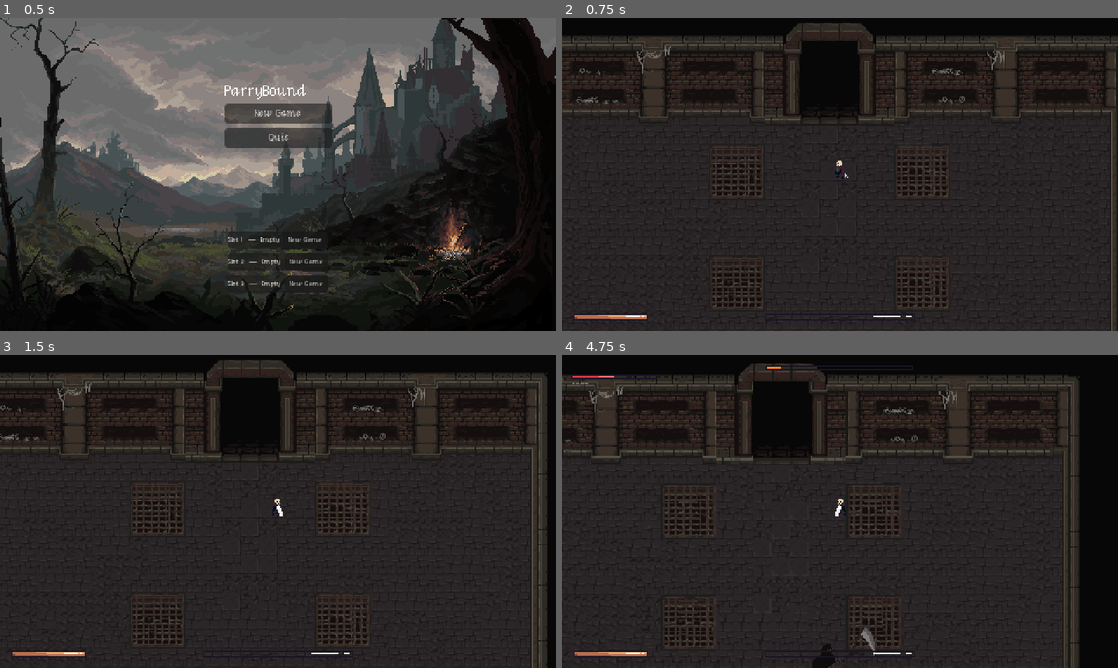
Above: before the commit, frames 1-4 (two rows, left to right).
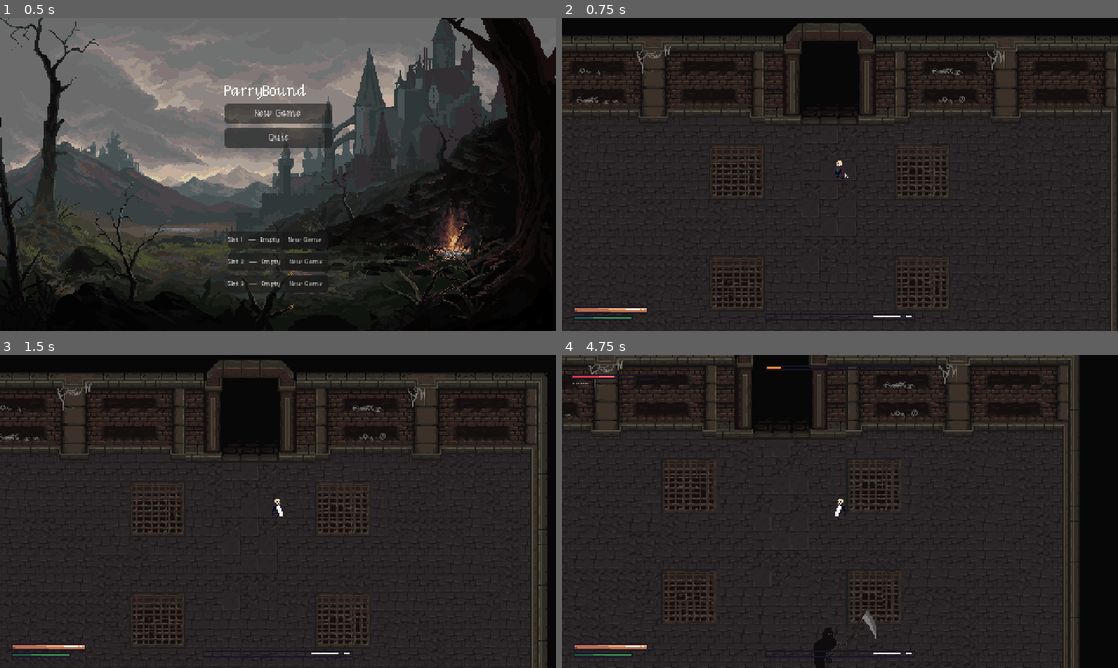
Above: after the commit, the same moments.

Repository: vyskof/parrybound
Game: Godot game, scene res://ui/main_menu.tscn
Same seed, same stepped clock (60 frames per second), same inputs: the game is played once before the commit and once after it.
Inputs (mouse positions are in pixels of both pictures, inside the frame that each line leads up to):
- Up to frame 1 (0.5 s): no input
- Up to frame 2 (0.75 s): click "New Game" at 0.5 s
- Up to frame 3 (1.5 s): move the mouse to (400, 495) at 1.27 s; hold Right (ui_right) from 1.28 s (still down); hold Right mouse button (parry) from 1.28 s (still down)
- Up to frame 4 (4.75 s): tap Space (dodge, bound only after the commit) at 1.55, 2.1, 3.05, 4.55 s; move the mouse to (728, 527) at 2.02 s; release Right (ui_right) at 2.03 s; release Right mouse button (parry) at 2.03 s; hold Down (ui_down) 2.03-2.78 s; right-click (728, 527) at 2.3 s; move the mouse to (895, 442) at 2.77 s; hold Right (ui_right) 2.78-3.53 s; click (895, 442) at 2.85 s; move the mouse to (812, 574) at 3.52 s; hold Up (ui_up) 3.53-4.28 s; tap E (interact) at 3.6 s; right-click (812, 574) at 3.8 s; move the mouse to (1006, 558) at 4.27 s; hold Left (ui_left) from 4.28 s (still down); hold Right mouse button (parry) from 4.28 s (still down)

Frame 1 is identical in both runs. In frame 2, 0.3% of the frame differs, in the area x 2-16%, y 92-97%; in frame 3, 0.4%; in frame 4, 14%, in the area x 0-93%, y 0-100%.

Commit message:
pridano dodgeeeee

Diff:
--- a/character/character.gd
+++ b/character/character.gd
@@ -7,10 +7,17 @@
 const STAGGER_DURATION     := 1.8
 const PARRY_POSTURE_RESTORE:= 8.0
 
-const KNOCKBACK_FRICTION := 400.0
-
-const DEFLECT_PUSHBACK := 90.0
-const BLOCK_PUSHBACK   := 45.0
+const KNOCKBACK_FRICTION   := 400.0
+
+const DEFLECT_PUSHBACK     := 90.0
+const BLOCK_PUSHBACK       := 45.0
+
+const DODGE_SPEED          := 300.0
+const DODGE_DURATION       := 0.18
+const DODGE_IFRAMES        := 0.14
+const DODGE_STAMINA_COST   := 25.0
+const STAMINA_REGEN_RATE   := 40.0
+const STAMINA_REGEN_DELAY  := 1.0
 
 const SCENE_DEATH := preload("res://ui/deathscreen.tscn")
 const SCENE_PAUSE := preload("res://ui/pause_menu.tscn")
@@ -20,6 +27,10 @@
 var input_vector      := Vector2.ZERO
 var last_input_vector := Vector2.DOWN
 var is_invincible     := false
+
+var _is_dodging        := false
+var _dodge_direction   := Vector2.ZERO
+var _stamina_regen_timer : float = 0.0
 
 var is_blocking: bool:
 	get: return _parry_resolver != null and _parry_resolver.is_blocking()
@@ -44,12 +55,14 @@
 @onready var _parrybox         : Parrybox             = $Parrybox
 @onready var _health_bar       : TextureProgressBar   = $CanvasLayer/TextureProgressBar
 @onready var _posture_bar      : TextureProgressBar   = $CanvasLayer/TexturePostureBar
+@onready var _stamina_bar: TextureProgressBar = $CanvasLayer/TextureStaminaBar
 @onready var _sprite           : Sprite2D             = $Sprite2D
 @onready var _parry_resolver   : ParryResolver        = $ParryResolver
 @onready var _feedback         : FeedbackOrchestrator = $FeedbackOrchestrator
 @onready var _parry_cooldown    : Timer                = $ParryCooldownTimer
 
 
+
 var _playback: AnimationNodeStateMachinePlayback
 
 func _ready() -> void:
@@ -64,6 +77,10 @@
 	_health_bar.max_value  = stats.max_health
 	_posture_bar.max_value = float(stats.max_posture)
 	_posture_bar.value     = 0.0
+
+	_stamina_bar.max_value = stats.max_stamina
+	_stamina_bar.value     = stats.max_stamina
+	stats.stamina_changed.connect(_on_stamina_changed)
 
 	stats.health_changed.connect(_on_health_changed)
 	stats.posture_changed.connect(_on_posture_changed)
@@ -87,6 +104,13 @@
 	_tick_posture_regen(delta)
 	_tick_knockback(delta)
 	_tick_stagger(delta)
+	_tick_stamina_regen(delta)
+
+	if _is_dodging:
+		velocity = _dodge_direction * DODGE_SPEED + _knockback_velocity
+		move_and_slide()
+		return
+
 
 	if _knockback_lock > 0.0:
 			_knockback_lock -= delta
@@ -124,6 +148,10 @@
 
 	if Input.is_action_just_pressed("parry"):
 		_enter_parry()
+		return
+
+	if Input.is_action_just_pressed("dodge"):
+		_enter_dodge()
 		return
 
 	velocity = input_vector * SPEED + _knockback_velocity
@@ -276,6 +304,30 @@
 	if _posture_regen_timer >= POSTURE_REGEN_DELAY:
 		stats.posture = maxf(0.0, stats.posture - POSTURE_REGEN_RATE * delta)
 
+func _tick_stamina_regen(delta: float) -> void:
+	if stats.stamina >= stats.max_stamina:
+		return
+	_stamina_regen_timer += delta
+	if _stamina_regen_timer >= STAMINA_REGEN_DELAY:
+		stats.stamina += STAMINA_REGEN_RATE * delta
+
+func _on_stamina_changed(new_stamina: float) -> void:
+	_stamina_bar.value = new_stamina
+
+func _enter_dodge() -> void:
+	if _is_dodging:
+		return
+	if stats.stamina < DODGE_STAMINA_COST:
+		return
+	stats.stamina -= DODGE_STAMINA_COST
+	_stamina_regen_timer = 0.0
+	_is_dodging = true
+	_dodge_direction = input_vector if input_vector != Vector2.ZERO else -last_input_vector
+	_start_invincibility(DODGE_IFRAMES)
+	_sprite.modulate.a = 0.4
+	await get_tree().create_timer(DODGE_DURATION, true, false, true).timeout
+	_is_dodging = false
+	_sprite.modulate.a = 1.0
 
 
 func _make_parry_animations_loop() -> void:
--- a/character/character.tscn
+++ b/character/character.tscn
@@ -13,6 +13,7 @@
 [ext_resource type="Texture2D" uid="uid://h2huqfg15vxv" path="res://assets/least rounded/progress bar least rounded progress light brown.png" id="11_c1b4b"]
 [ext_resource type="Texture2D" uid="uid://bh4u47cj1122j" path="res://assets/least rounded/progress bar least rounded progress orange.png" id="12_6kuvt"]
 [ext_resource type="Script" uid="uid://dn7fpdy4vo7uu" path="res://shared(other)/parry_resolver.gd" id="12_x1sy7"]
+[ext_resource type="Texture2D" uid="uid://o25obof4nlwc" path="res://assets/least rounded/progress bar least rounded progress dark green.png" id="13_4ekbm"]
 [ext_resource type="Script" uid="uid://bqx8amkujimip" path="res://shared(other)/hitstop_controller.gd" id="13_sm1rv"]
 [ext_resource type="Script" uid="uid://ehwimwsn5hcr" path="res://shared(other)/feedback_orchestrator.gd" id="14_jx0ln"]
 [ext_resource type="PackedScene" uid="uid://dq7bcympccrh0" path="res://effects/parry_effect.tscn" id="15_lpiy1"]
@@ -27,6 +28,8 @@
 
 [sub_resource type="Resource" id="Resource_0qfo5"]
 script = ExtResource("2_px5sl")
+stamina = 150.0
+max_stamina = 150.0
 metadata/_custom_type_script = "uid://dq06b5pnfgvcu"
 
 [sub_resource type="Animation" id="Animation_pjt0s"]
@@ -811,9 +814,9 @@
 
 [node name="TextureProgressBar" type="TextureProgressBar" parent="CanvasLayer" unique_id=1452768215]
 offset_left = 10.0
-offset_top = 255.0
+offset_top = 249.0
 offset_right = 74.0
-offset_bottom = 261.0
+offset_bottom = 255.0
 value = 100.0
 nine_patch_stretch = true
 stretch_margin_left = 3
@@ -843,6 +846,20 @@
 texture_over = ExtResource("11_bwfjh")
 texture_progress = ExtResource("12_6kuvt")
 
+[node name="TextureStaminaBar" type="TextureProgressBar" parent="CanvasLayer" unique_id=836169846]
+offset_left = 10.0
+offset_top = 257.0
+offset_right = 61.0
+offset_bottom = 261.0
+max_value = 150.0
+nine_patch_stretch = true
+stretch_margin_left = 2
+stretch_margin_top = 2
+stretch_margin_right = 2
+stretch_margin_bottom = 2
+texture_over = ExtResource("11_bwfjh")
+texture_progress = ExtResource("13_4ekbm")
+
 [node name="ParryResolver" type="Node" parent="." unique_id=1530687953]
 script = ExtResource("12_x1sy7")
 metadata/_custom_type_script = "uid://dn7fpdy4vo7uu"
--- a/project.godot
+++ b/project.godot
@@ -85,6 +85,11 @@
 "events": [Object(InputEventKey,"resource_local_to_scene":false,"resource_name":"","device":-1,"window_id":0,"alt_press …(192 unchanged characters)…
 ]
 }
+dodge={
+"deadzone": 0.2,
+"events": [Object(InputEventKey,"resource_local_to_scene":false,"resource_name":"","device":-1,"window_id":0,"alt_pressed":false,"shift_pressed":false,"ctrl_pressed":false,"meta_pressed":false,"pressed":false,"keycode":0,"physical_keycode":32,"key_label":0,"unicode":32,"location":0,"echo":false,"script":null)
+]
+}
 
 [layer_names]
 
--- a/shared(other)/feedback_orchestrator.gd
+++ b/shared(other)/feedback_orchestrator.gd
@@ -30,7 +30,7 @@
 			hitstop.freeze(0.10)
 		ParryResolver.Result.BLOCK:
 			_spawn_vfx(guard_vfx, position)
-			_play_sfx(guard_sfx, 0.10)
+			_play_sfx(guard_sfx, 0.5)
 			hitstop.freeze(0.05)
 		_:
 			pass
--- a/shared(other)/stats.gd
+++ b/shared(other)/stats.gd
@@ -27,3 +27,12 @@
 
 signal posture_changed(new_posture)
 signal posture_broken
+
+@export var stamina: float = 100.0:
+	set(value):
+		stamina = clampf(value, 0.0, max_stamina)
+		stamina_changed.emit(stamina)
+
+@export var max_stamina: float = 100.0
+
+signal stamina_changed(new_stamina)
